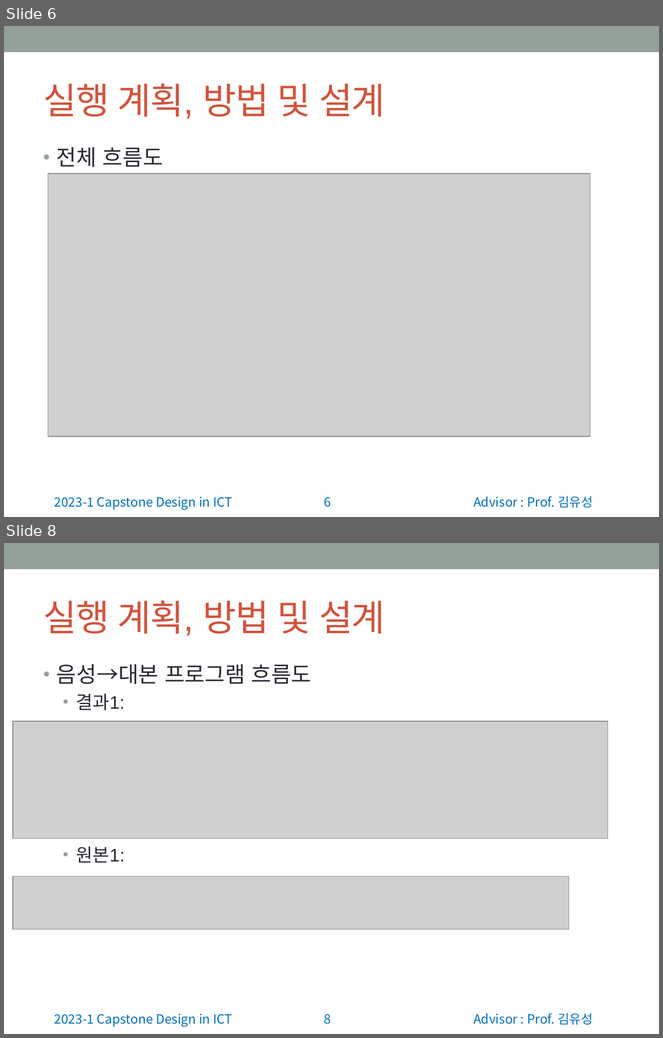
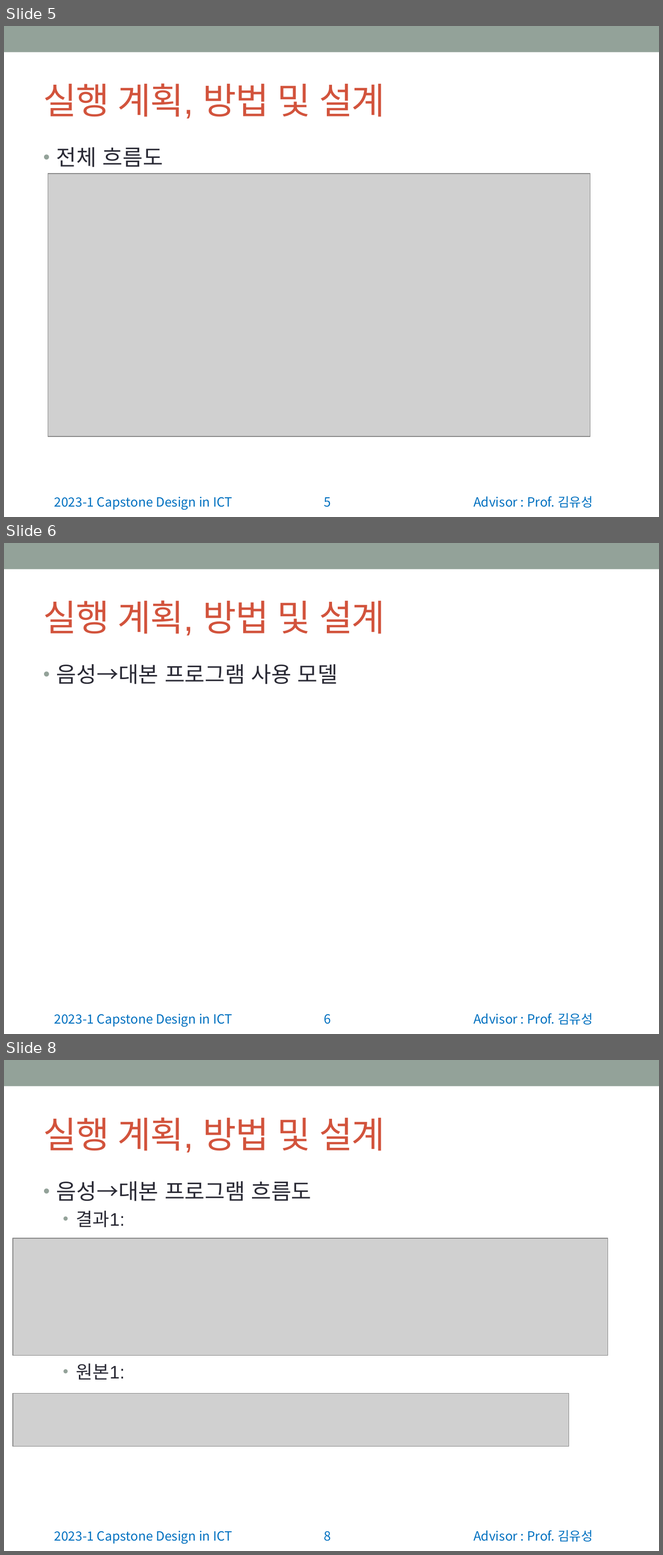
Before and after one commit to wonchul98/audio-to-summary, a slide deck: ppt/정보통신종합설계 중간발표 앞부분.pptx. Shown one above the other, each under a label of ours: slides 6 and 8 before the commit, slides 5, 6 and 8 after it; the slides between them are not shown. The pictures are 663x1038 and 663x1555 pixels, drawn with LibreOffice and Linux fonts; fonts in the diff are those of the drawing; grey boxes stand for pictures. Boxes give left, top, right and bottom in pixels: in the first picture for what was removed or moved away, otherwise in the second. Text is boxed around its words. In the diff, an @@ line names an element or a change of style, - is before the commit and + after.

```diff
--- a/ppt/정보통신종합설계 중간발표 앞부분.pptx
+++ b/ppt/정보통신종합설계 중간발표 앞부분.pptx
@@ slide 6 added at [4, 543, 659, 1034], background #FFFFFF; not listed: 4 template elements that a slide beside it also shows @@
@@ title added at [44, 600, 385, 636], 40 pt, text #D2533C @@
+실행 계획, 방법 및 설계
@@ text added at [57, 664, 338, 684], 24 pt, text #292934 @@
+• 음성→대본 프로그램 사용 모델
@@ what was slide 6 is now slide 5 @@
@@ page number at [324, 498, 331, 508]: text changed @@
-6
+5
```
Also in this commit, not shown: 4 slides changed, 6 other slides added, 2 other files.
